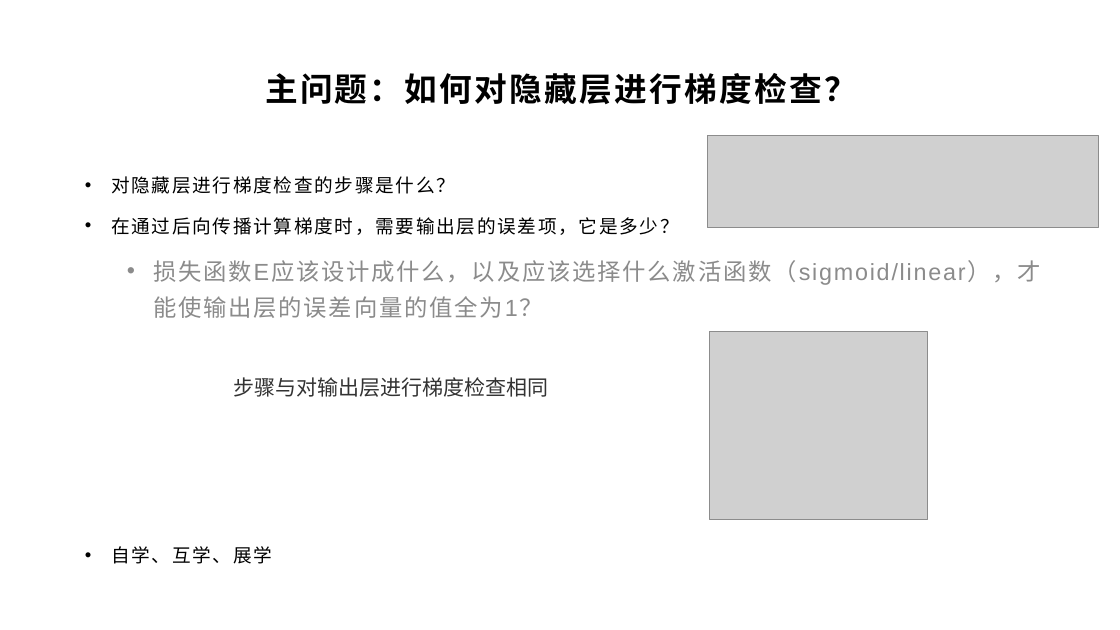
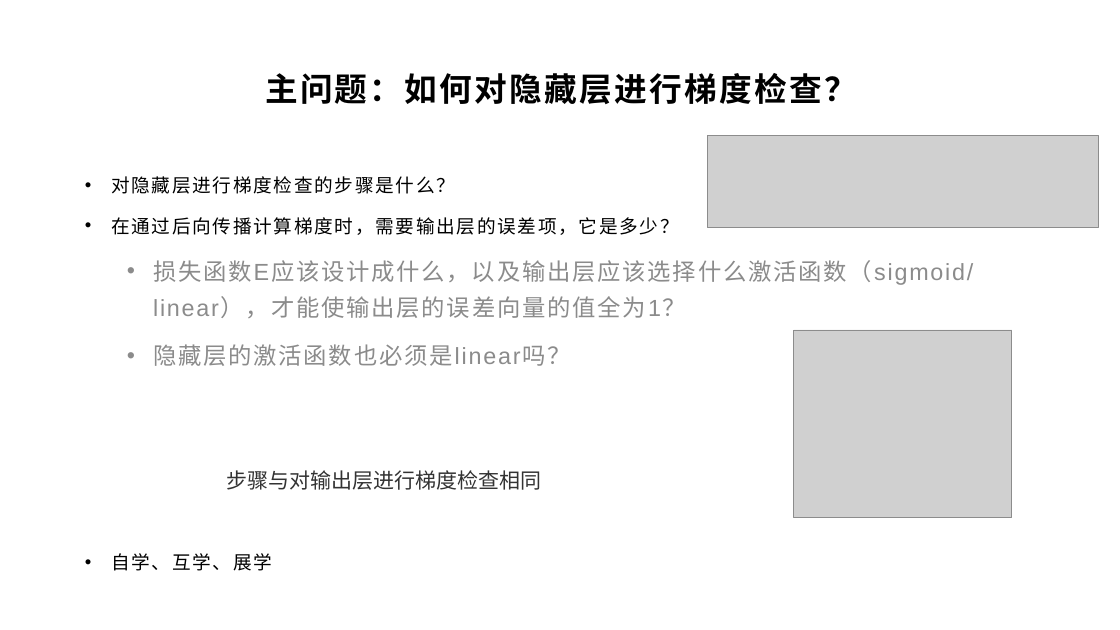
Before and after one commit to yyc-git/DeepLearningEdu, a slide deck: slide 19 of lessons/4_gradient_check/ppt/全连接层的梯度检查.pptx. Drawn at 1120x630 pixels with LibreOffice and Linux fonts; fonts in the diff are those of the drawing; grey boxes stand for pictures; background and template pictures are left out. Boxes give left, top, right and bottom in pixels: in the first picture for what was removed or moved away, otherwise in the second. Text is boxed around its words. In the diff, an @@ line names an element or a change of style, - is before the commit and + after.

```diff
--- a/lessons/4_gradient_check/ppt/全连接层的梯度检查.pptx
+++ b/lessons/4_gradient_check/ppt/全连接层的梯度检查.pptx
@@ text at bbox=[153, 260, 973, 366]: text changed @@
-  • 损失函数E应该设计成什么，以及应该选择什么激活函数（sigmoid/linear），才能使输出层的误差向量的值全为1？
+  • 损失函数E应该设计成什么，以及输出层应该选择什么激活函数（sigmoid/linear），才能使输出层的误差向量的值全为1？
+  • 隐藏层的激活函数也必须是linear吗？
@@ picture: place and size @@
-picture at bbox=[710, 332, 928, 520]
+picture at bbox=[794, 330, 1012, 518]
@@ text "步骤与对输出层进行梯度检查相同": place and size @@
-text "步骤与对输出层进行梯度检查相同" at bbox=[233, 377, 548, 397]
+text "步骤与对输出层进行梯度检查相同" at bbox=[227, 470, 542, 490]
```
Also in this commit, not shown: 5 other slides changed.
